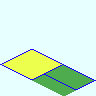
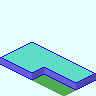
The second 96 × 96 image is a revision of the first. Changes to its layers:
added layer "Floar" above "Wire_T" over [2, 43, 94, 82]
added layer "Wire_T" above "Wall" over [0, 42, 96, 83]
added group "Wall" with 2 layers above "Wire_B" over [0, 58, 96, 89]
added layer "Wall_S" in group "Wall" over [0, 58, 76, 89]
added layer "Wall_E" in group "Wall" over [32, 68, 96, 89]
